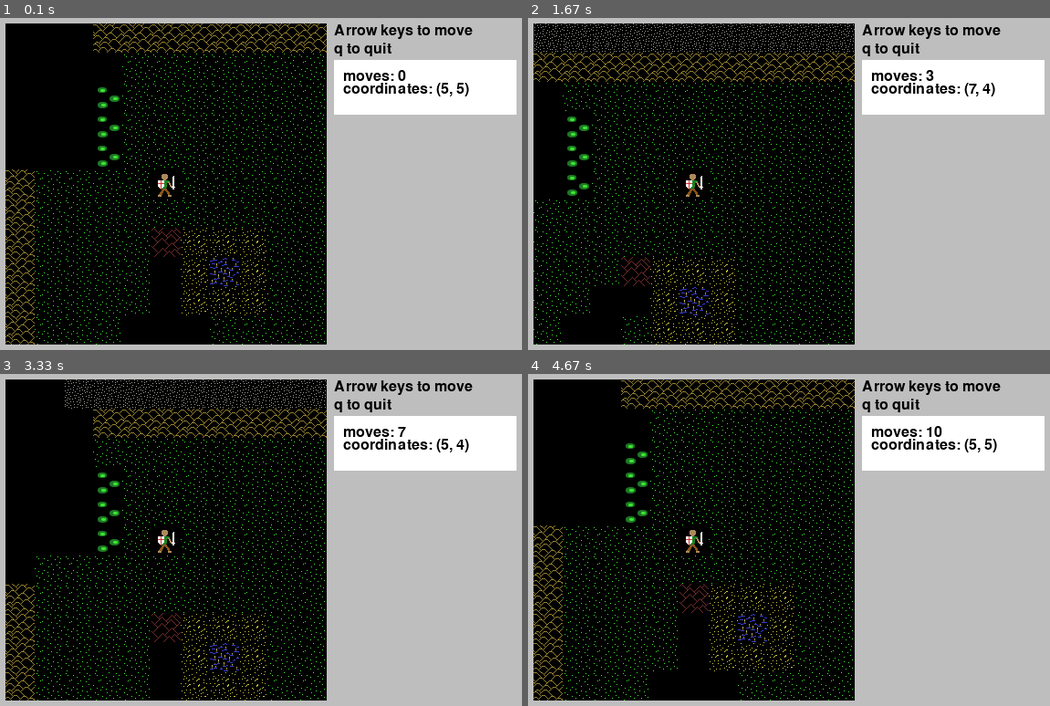
Above: before the commit, frames 1-4 (two rows, left to right).
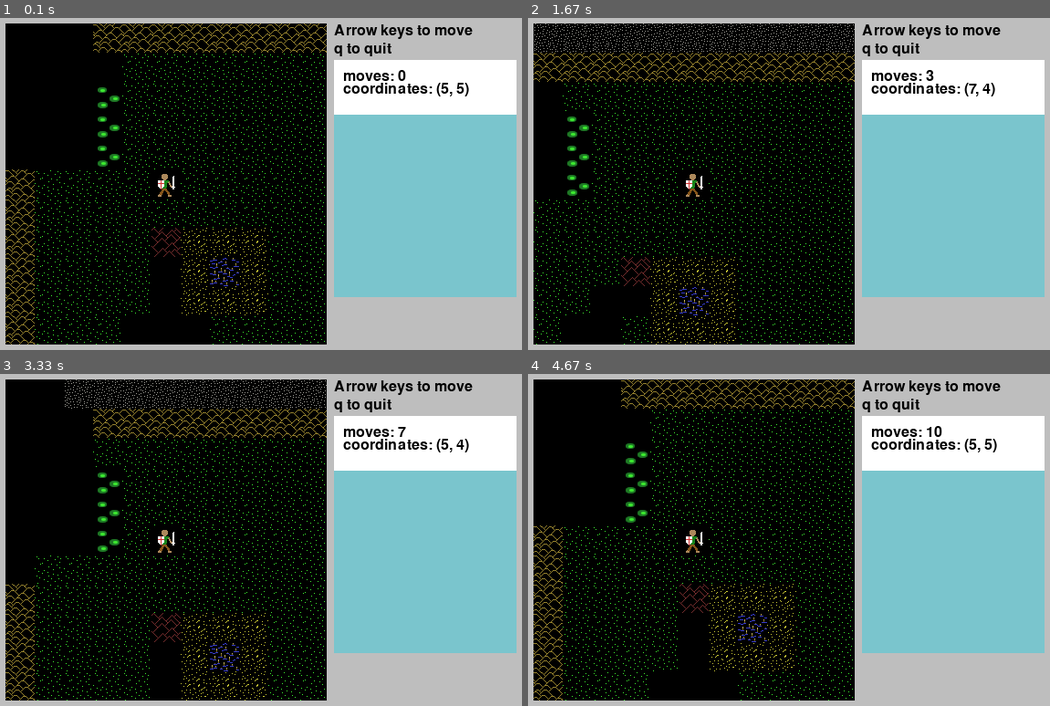
Above: after the commit, the same moments.

Repository: josh-reynolds/Python
Game: pygame game, started from pygame/nulltima/demo.py
The game is run twice, just before and just after one commit, with the same random seed, the same clock (stepped at 60 frames per second) and the same inputs.
Inputs:
- Up to frame 1 (0.1 s): no input
- Up to frame 2 (1.67 s): hold Right 0.33-0.8 s; hold Up 0.83-1.13 s; hold Right 1.17-1.63 s
- Up to frame 3 (3.33 s): hold Left 1.67-2.2 s; hold Down 2.23-2.53 s; hold Left 2.57-2.97 s; hold Up from 3 s (still down)
- Up to frame 4 (4.67 s): release Up at 3.37 s; hold Right 3.4-4.03 s; hold Down 4.07-4.43 s; hold Left from 4.47 s (still down)

The runs differ from the first frame. In frame 1, 19% of the frame differs, in the area x 63-99%, y 29-85%; in frame 2, 19%; in frame 3, 19%; in frame 4, 19%.

Commit message:
Adding basic Console class - doesn't display anything yet

Diff:
--- a/pygame/nulltima/demo.py
+++ b/pygame/nulltima/demo.py
@@ -10,6 +10,7 @@
         Text('Arrow keys to move', pos=(420, 60))
         Text('q to quit', pos=(420, 80))
         StatusDisplay(pos=(420,100))
+        Console(pos=(420, 160))
 
 if __name__ == '__main__':
     Demo().run()
--- a/pygame/nulltima/game.py
+++ b/pygame/nulltima/game.py
@@ -61,6 +61,33 @@
         coordinate = Game.level.grid.to_world(Game.level.grid.center)
         text2 = self.font.render("coordinates: " + str(coordinate), True, self.fontcolor)
         self.img.blit(text2, (10,24))
+
+    def draw(self):
+        self.render()
+        Game.screen.blit(self.img, self.rect)
+
+    def update(self):
+        pass
+
+class Console:
+    def __init__(self, pos):
+        self.pos = pos
+        Game.level.nodes.append(self)
+        self.fontname = None
+        self.fontsize = 24
+        self.fontcolor = Color('black')
+        self.set_font()
+        self.render()
+
+    def set_font(self):
+        self.font = pygame.font.Font(self.fontname, self.fontsize)
+
+    def render(self):
+        self.width = 200
+        self.img = pygame.Surface((self.width, 200))
+        self.img.fill(Color('cadetblue3'))
+        self.rect = self.img.get_rect()
+        self.rect.topleft = self.pos
 
     def draw(self):
         self.render()
